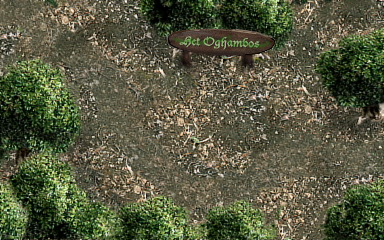
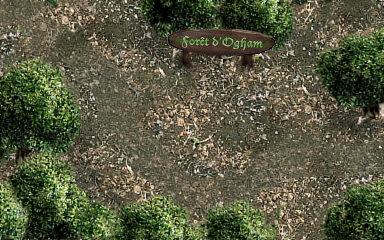
Layers edited between the first and the second 384x240 image:
added group "French" with 3 layers above "Dutch" over (x1=179, y1=35, x2=264, y2=51)
added layer "Layer 2" (1st of 3, in "French") (75%) in group "French" over (x1=179, y1=35, x2=264, y2=50)
added layer "Forêt d’Ogham" in group "French" over (x1=182, y1=35, x2=263, y2=50)
added layer "Layer 0" (1st of 3, in "French") in group "French" over (x1=179, y1=35, x2=264, y2=51)
added group "Dutch" with 3 layers above "Template" over (x1=179, y1=35, x2=264, y2=51)
moved "Layer 2" (2nd of 3, in "Dutch") into group "Dutch" over (x1=179, y1=35, x2=264, y2=50)
moved "Het Oghambos" into group "Dutch" over (x1=179, y1=36, x2=260, y2=50)
moved "Layer 0" (2nd of 3, in "Dutch") into group "Dutch" over (x1=179, y1=35, x2=264, y2=51)
added group "Template" with 3 layers above "English" over (x1=179, y1=35, x2=264, y2=51)
added layer "Layer 2" (3rd of 3, in "Template") (75%) in group "Template" over (x1=179, y1=35, x2=264, y2=50)
added layer "Forest of Ogham" in group "Template" over (x1=181, y1=35, x2=264, y2=49)
added layer "Layer 0" (3rd of 3, in "Template") in group "Template" over (x1=179, y1=35, x2=264, y2=51)
renamed "Layer 1" to "English", showed it over (x1=179, y1=35, x2=264, y2=51)
